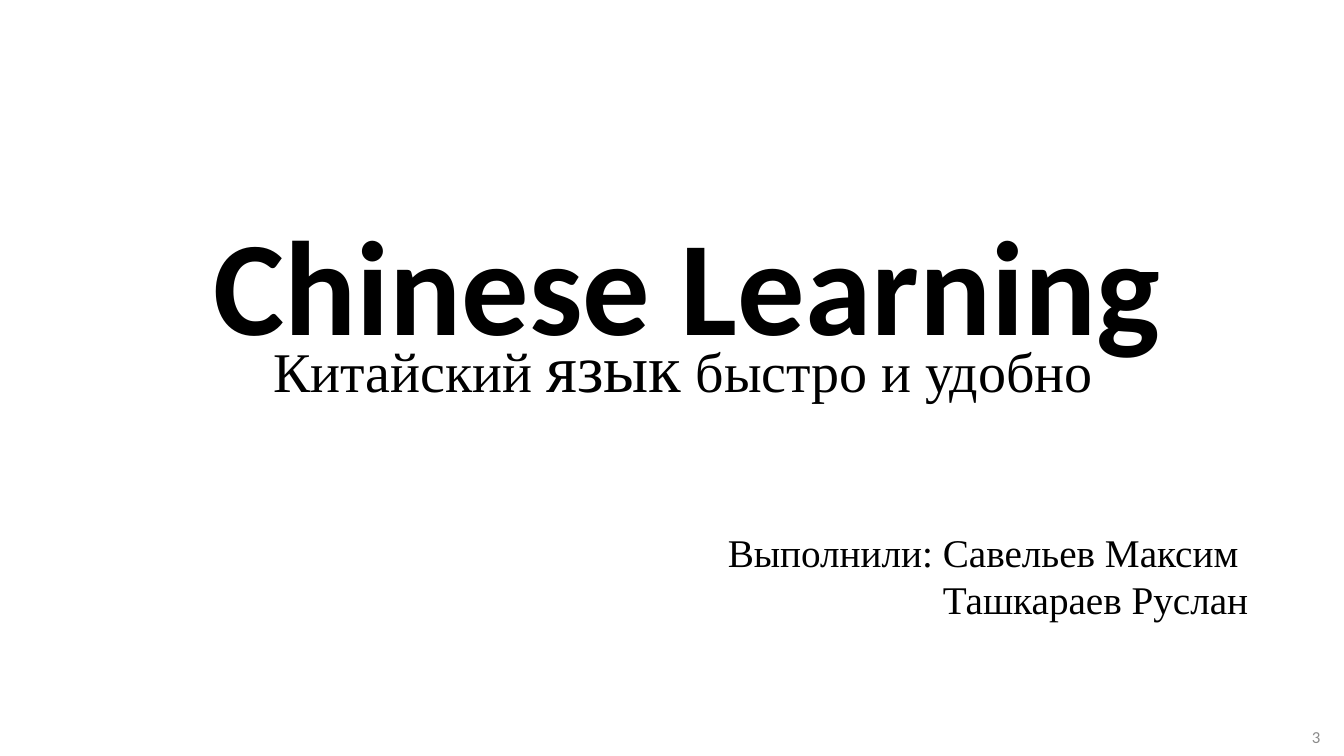
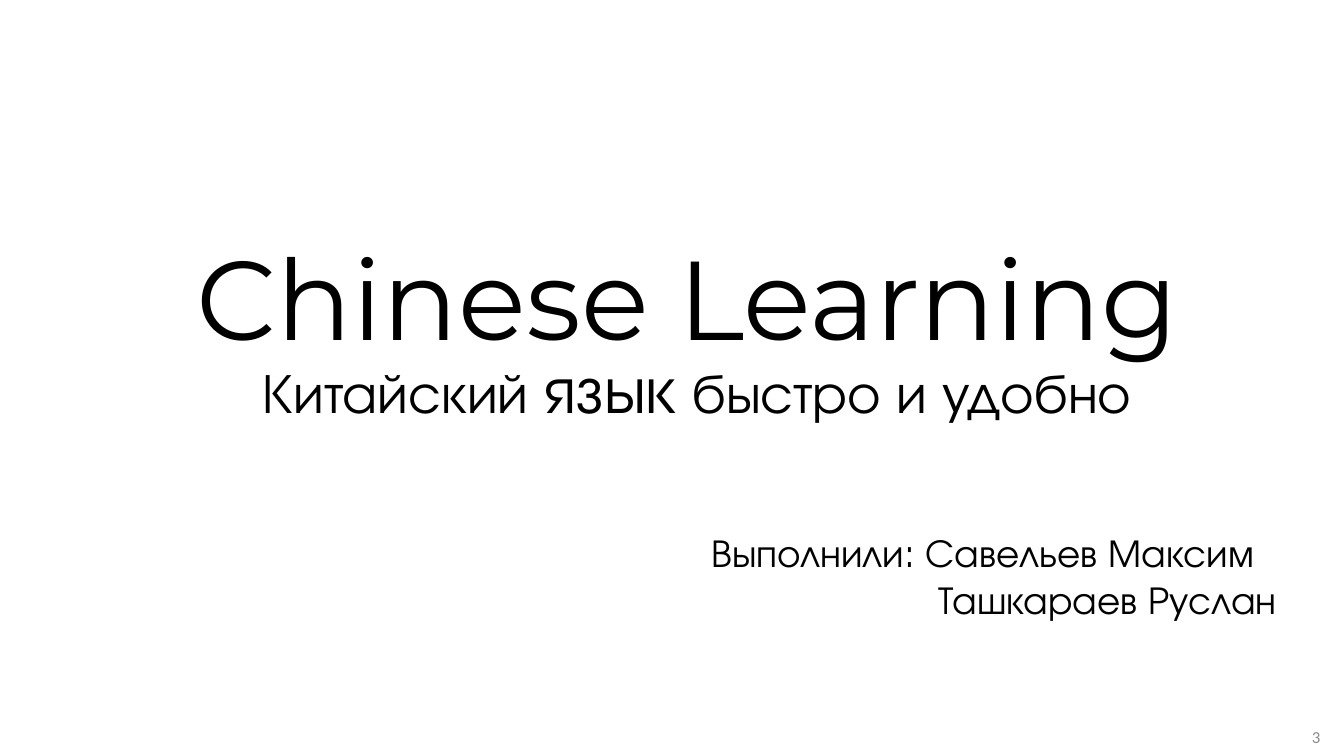
Before and after one commit to swift75/Chinese-liceum, a slide deck: slide 1 of chineseliceum_presentation.pptx. Drawn at 1344x756 pixels with LibreOffice and Linux fonts; fonts in the diff are those of the drawing; background and template pictures are left out. Boxes give left, top, right and bottom in pixels: in the first picture for what was removed or moved away, otherwise in the second. Text is boxed around its words. In the diff, an @@ line names an element or a change of style, - is before the commit and + after.

```diff
--- a/chineseliceum_presentation.pptx
+++ b/chineseliceum_presentation.pptx
@@ title "Chinese Learning" at (196, 257, 1178, 363): size 96 to 80 pt, font Calibri to Montserrat, bold off @@
@@ subtitle "Китайский язык быстро и удобно" at (263, 375, 1131, 423): font Times New Roman to TeX Gyre Adventor @@
@@ subtitle "Китайский язык быстро и удобно": place and size @@
-subtitle "Китайский язык быстро и удобно" at (273, 352, 1092, 403)
+subtitle "Китайский язык быстро и удобно" at (263, 375, 1131, 423)
@@ text "Выполнили: Савельев Максим" at (712, 540, 1276, 621): font Times New Roman to TeX Gyre Adventor @@
```
Also in this commit, not shown: 11 other slides changed.
